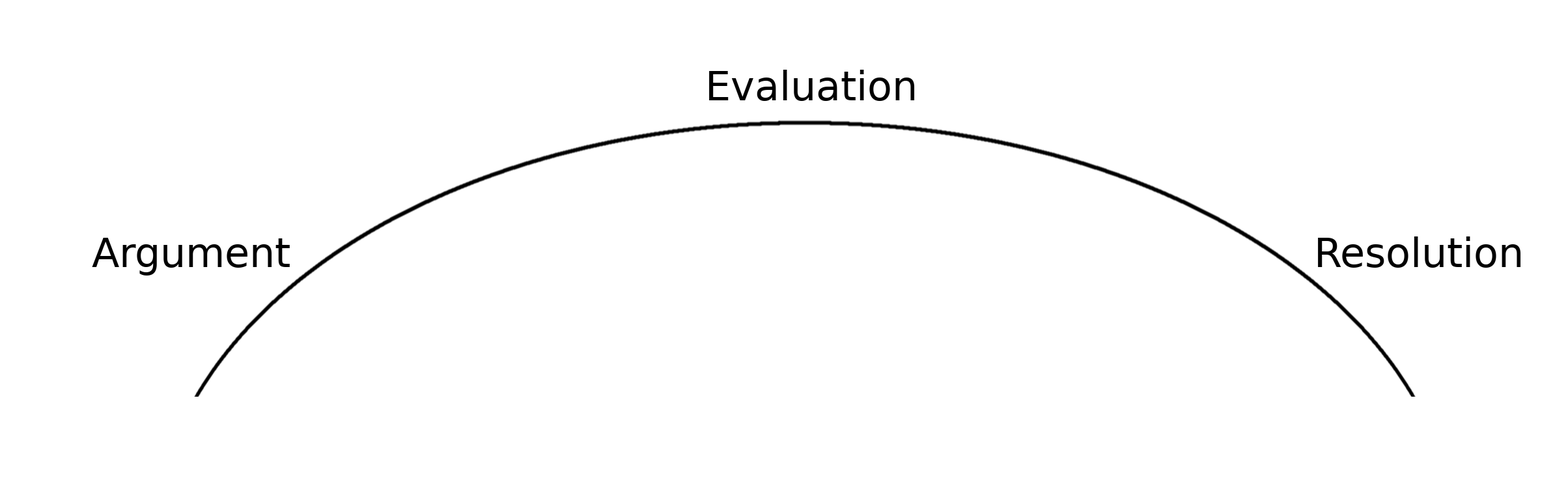
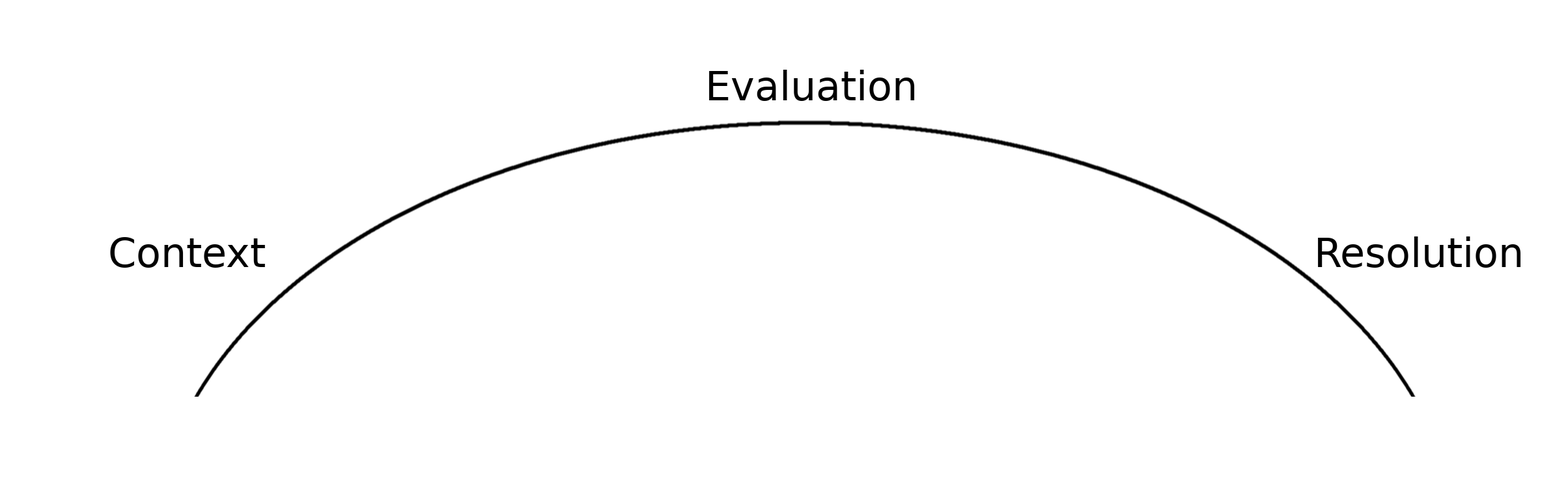
Two versions of the same layered image (1568 x 482). Layer-by-layer changes:
renamed "Argument" to "Context", painted on it over [left=91, top=237, right=291, bottom=276]
